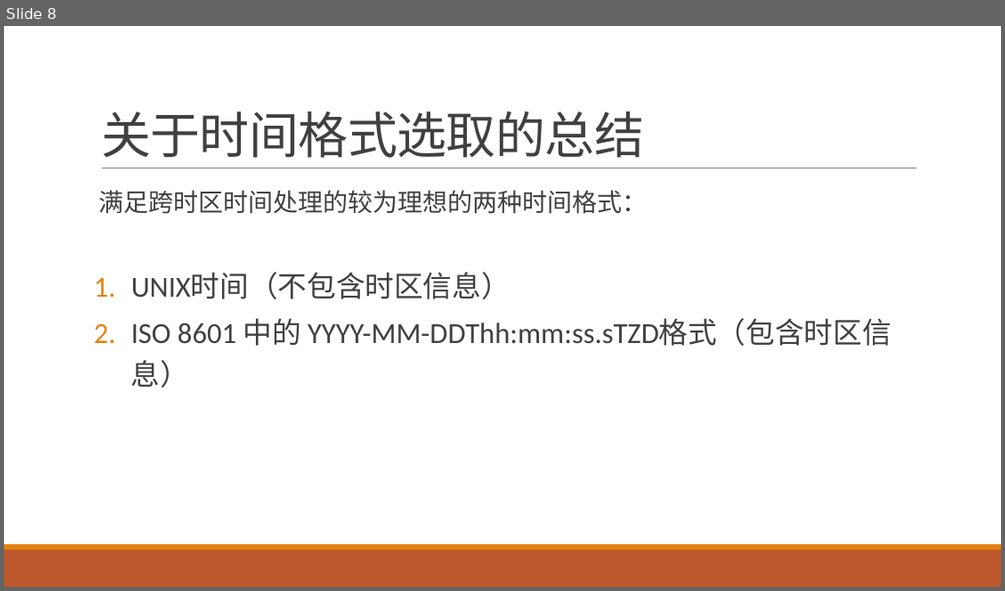
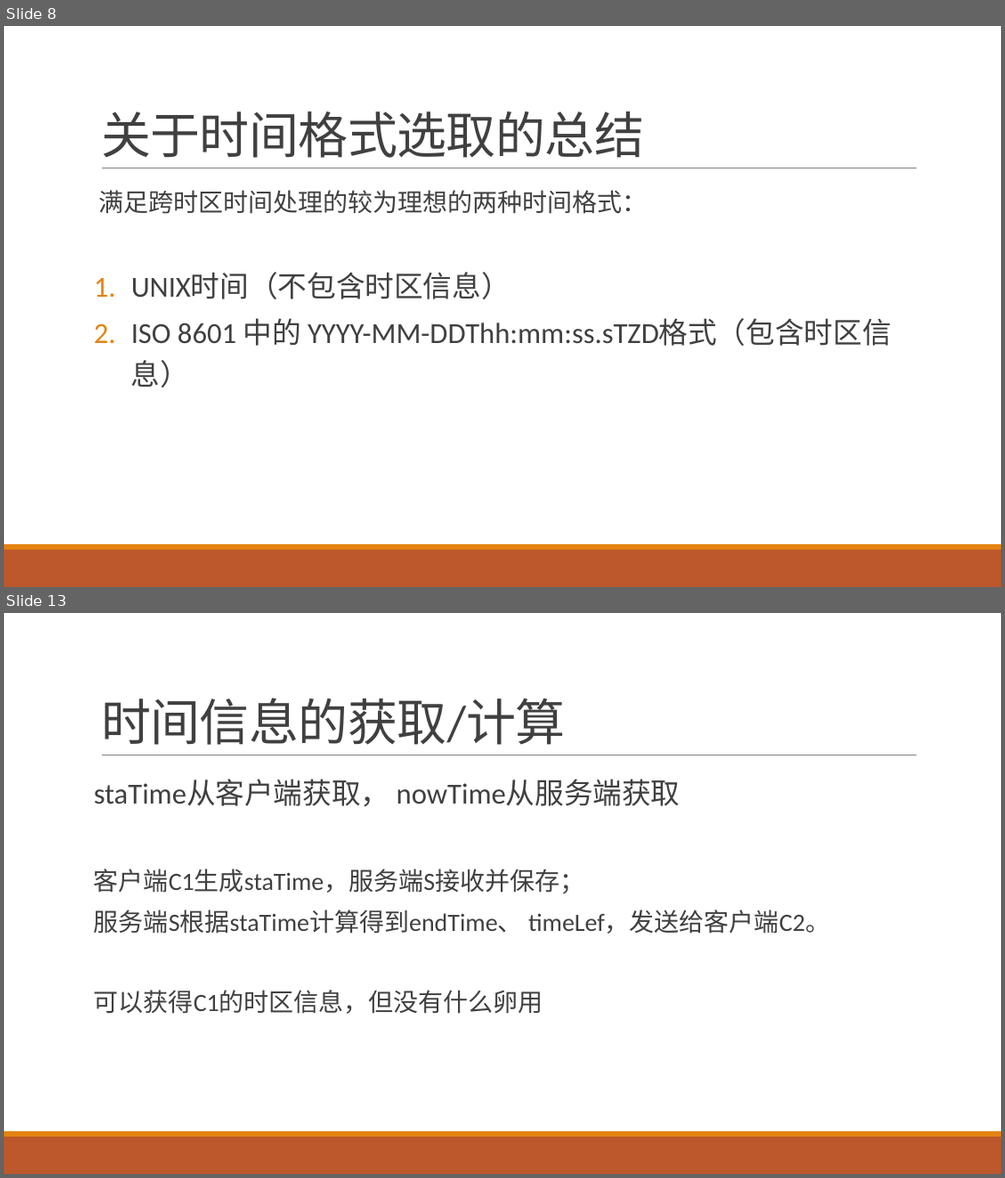
Before and after one commit to qidaneix/moment-research, a slide deck: 跨时区.pptx. Shown one above the other, each under a label of ours: slide 8 before the commit, slides 8 and 13 after it; the slides between them are not shown. The pictures are 1005x591 and 1005x1178 pixels, drawn with LibreOffice and Linux fonts; fonts in the diff are those of the drawing. Boxes give left, top, right and bottom in pixels: in the first picture for what was removed or moved away, otherwise in the second. Text is boxed around its words. In the diff, an @@ line names an element or a change of style, - is before the commit and + after.

```diff
--- a/跨时区.pptx
+++ b/跨时区.pptx
@@ slide 13 added at <box>4,613,1001,1174</box>, background #FFFFFF; not listed: 3 template elements that a slide beside it also shows @@
@@ title added at <box>101,698,565,745</box>, 48 pt, text #404040 @@
+时间信息的获取/计算
@@ text added at <box>94,779,830,1013</box>, 24 pt, text #404040 @@
+staTime从客户端获取， nowTime从服务端获取
+客户端C1生成staTime，服务端S接收并保存；
+服务端S根据staTime计算得到endTime、 timeLef，发送给客户端C2。
+可以获得C1的时区信息，但没有什么卵用
```
Also in this commit, not shown: 1 slide changed, 5 other slides added, 1 slide removed, 2 other files.
